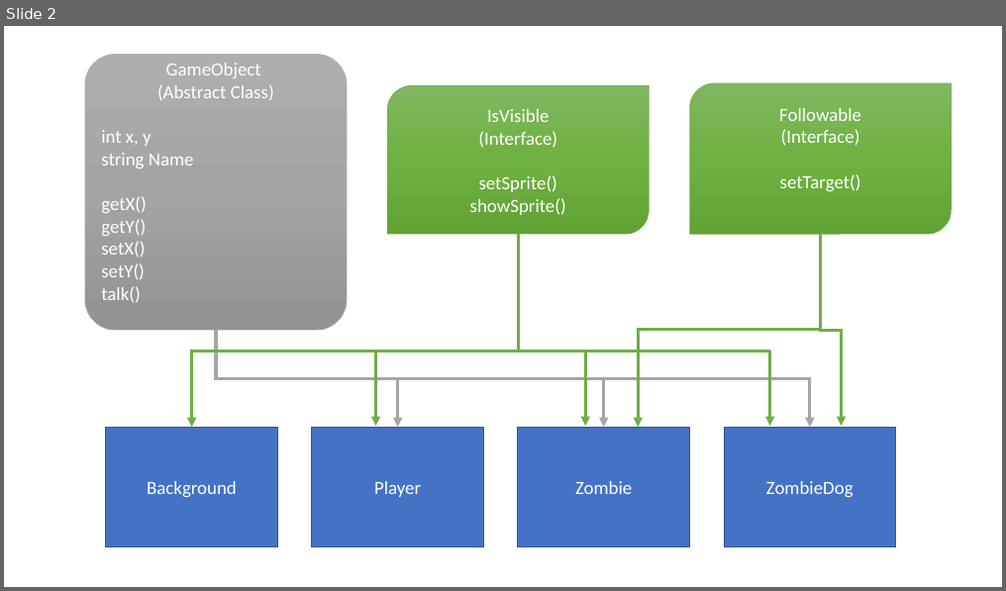
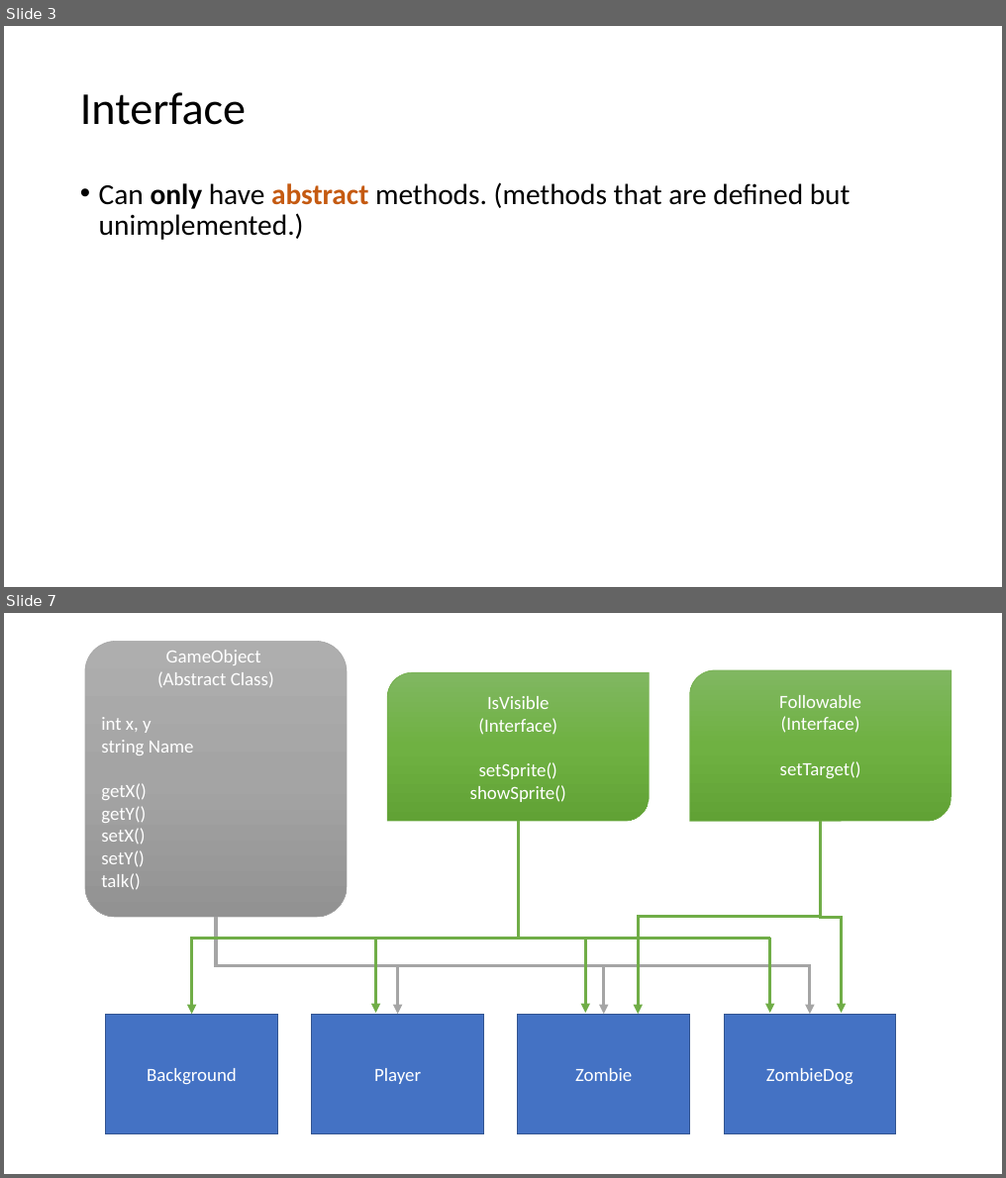
Before and after one commit to echoaj/TCS_PowerPoints, a slide deck: PowerPoints/Abstract Classes.pptx. Shown one above the other, each under a label of ours: slide 2 before the commit, slides 3 and 7 after it; the slides between them are not shown. The pictures are 1006x591 and 1006x1178 pixels, drawn with LibreOffice and Linux fonts; fonts in the diff are those of the drawing. Boxes give left, top, right and bottom in pixels: in the first picture for what was removed or moved away, otherwise in the second. Text is boxed around its words. In the diff, an @@ line names an element or a change of style, - is before the commit and + after.

```diff
--- a/PowerPoints/Abstract Classes.pptx
+++ b/PowerPoints/Abstract Classes.pptx
@@ slide 3 added at box(4, 26, 1002, 587), background #FFFFFF @@
@@ title added at box(80, 92, 246, 125), 44 pt, text #000000 @@
+Interface
@@ text added at box(99, 182, 850, 240), 28 pt, text #000000 @@
+• Can only have abstract methods. (methods that are defined but unimplemented.)
@@ what was slide 2 is now slide 7 @@
```
Also in this commit, not shown: 5 other slides added, 1 slide removed, 1 other file.
